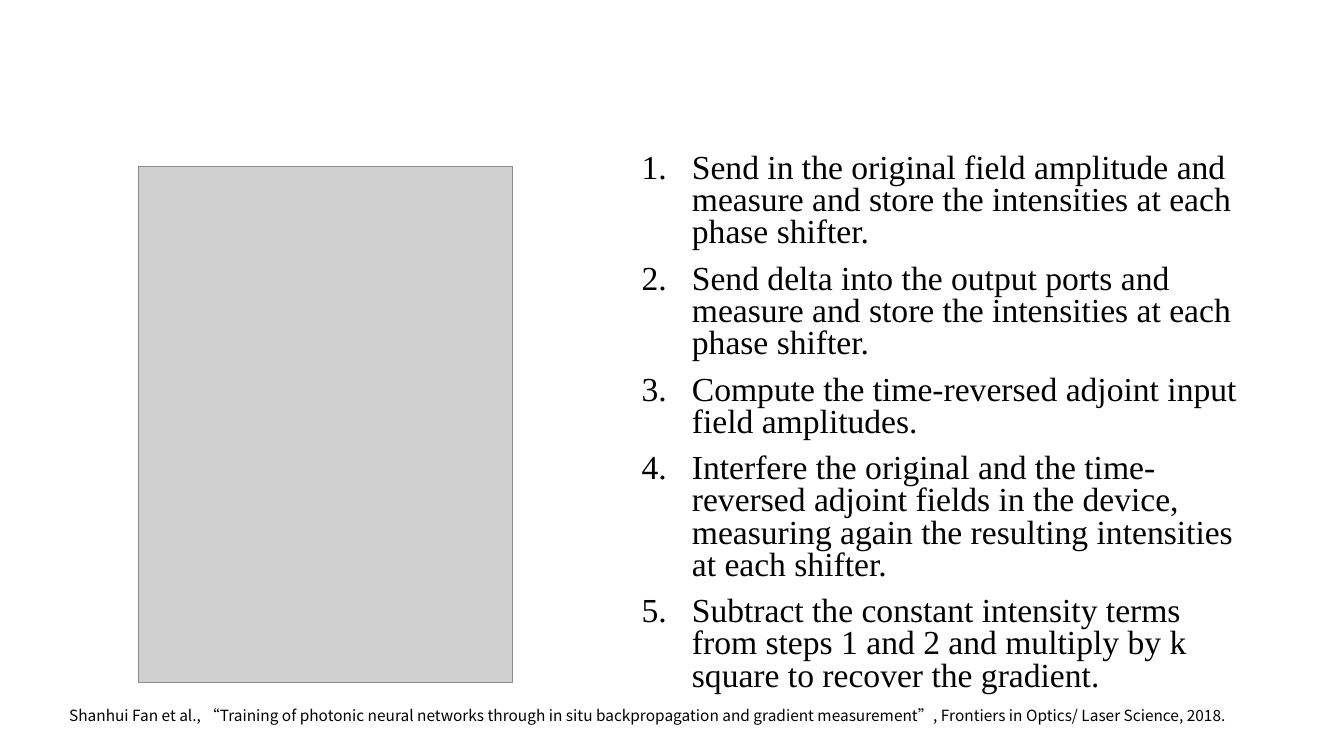
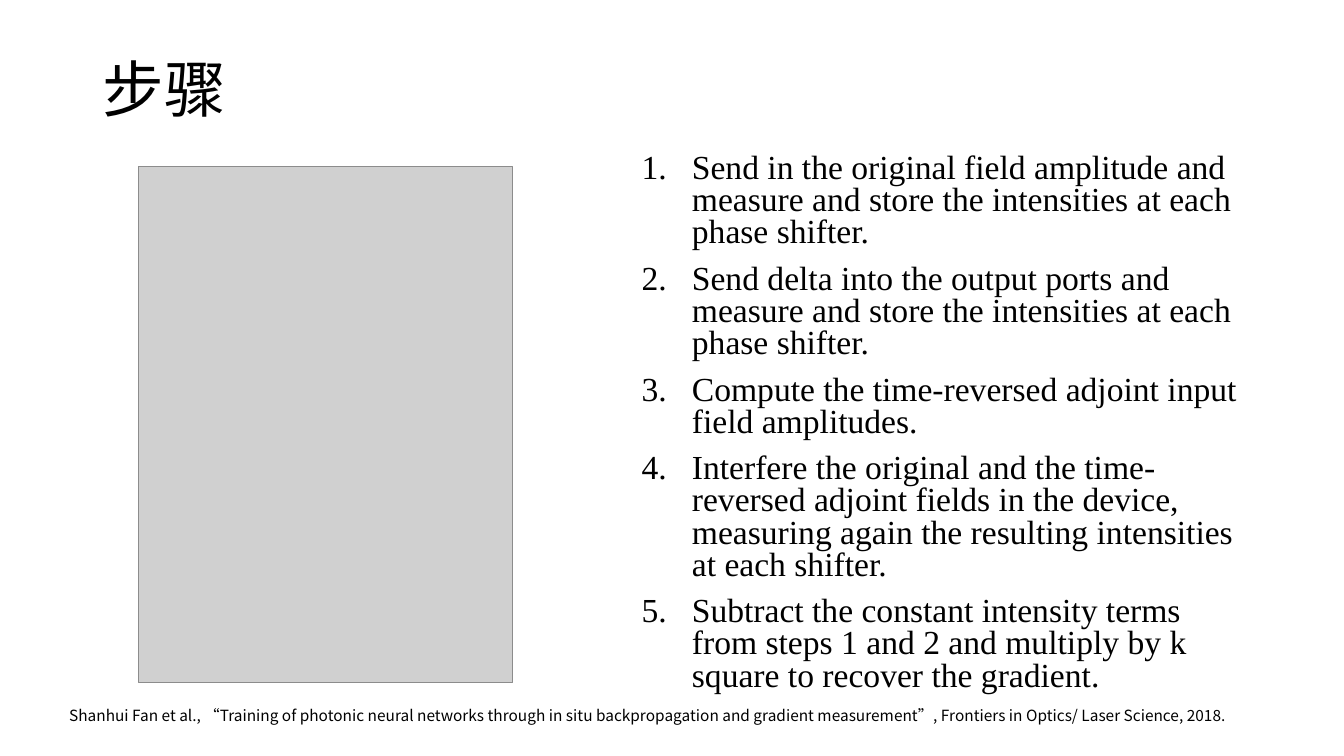
Before and after one commit to lucaschang95/DiscussionWithLin, a slide deck: slide 6 of 20190907 - Deep Learning 调研.pptx (slide 5 before the commit). Drawn at 1344x756 pixels with LibreOffice and Linux fonts; fonts in the diff are those of the drawing; grey boxes stand for pictures. Boxes give left, top, right and bottom in pixels: in the first picture for what was removed or moved away, otherwise in the second. Text is boxed around its words. In the diff, an @@ line names an element or a change of style, - is before the commit and + after.

```diff
--- a/20190907 - Deep Learning 调研.pptx
+++ b/20190907 - Deep Learning 调研.pptx
@@ title added at [102,60,225,117], 44 pt, text #000000 @@
+步骤
```
Also in this commit, not shown: 3 other slides changed, 4 slides added, 1 slide removed, 1 other file.
